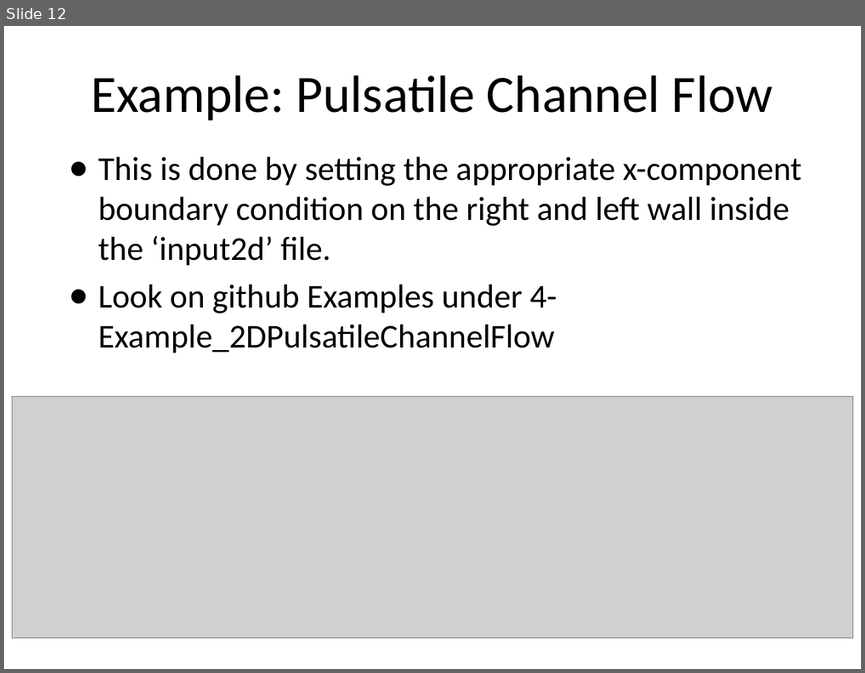
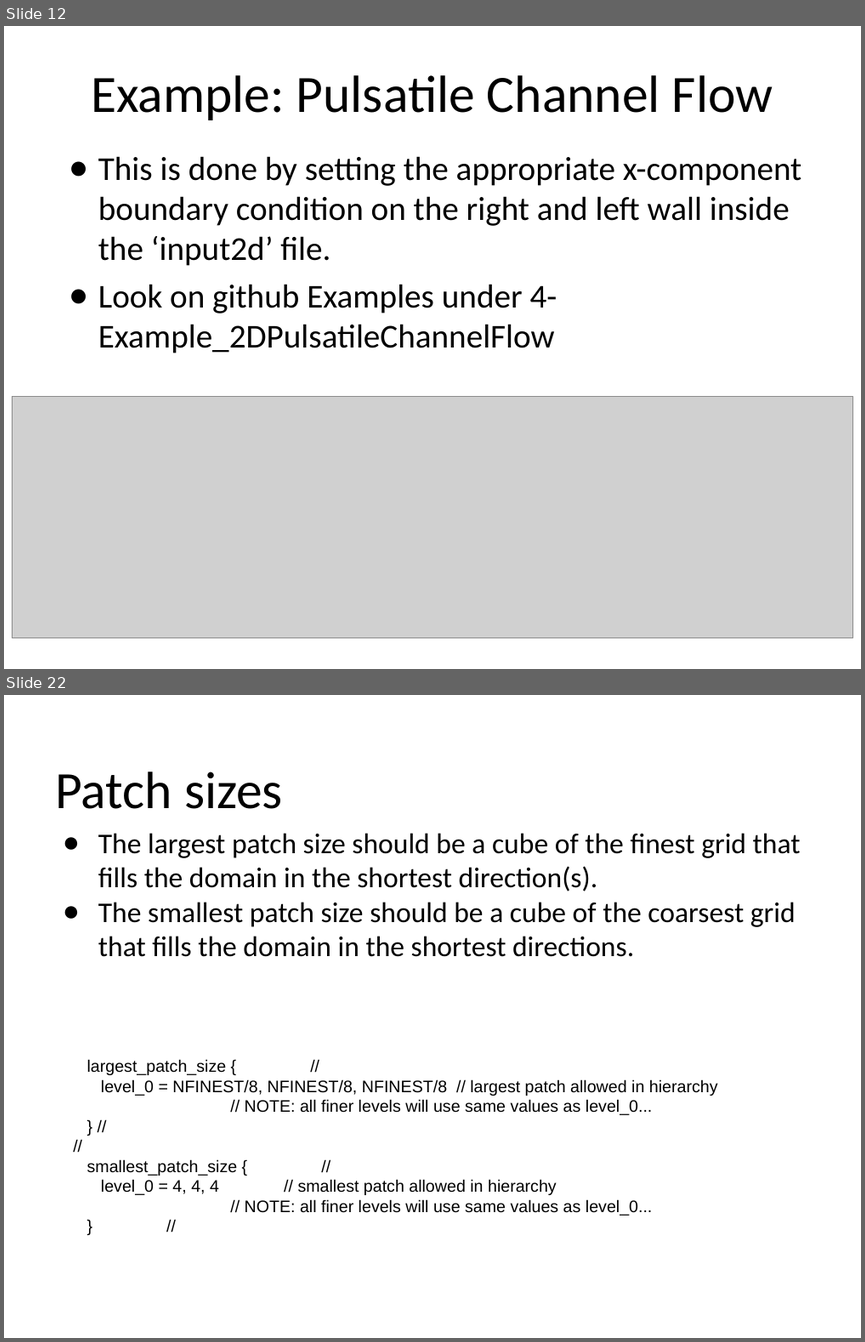
Before and after one commit to fairyflies9/IBAMR-Tutorials, a slide deck: IBAMR Lectures/Lecture 4 - IBAMR Tutorial_ Boundary Conditions.pptx. Shown one above the other, each under a label of ours: slide 12 before the commit, slides 12 and 22 after it; the slides between them are not shown. The pictures are 865x673 and 865x1342 pixels, drawn with LibreOffice and Linux fonts; fonts in the diff are those of the drawing; grey boxes stand for pictures. Boxes give left, top, right and bottom in pixels: in the first picture for what was removed or moved away, otherwise in the second. Text is boxed around its words. In the diff, an @@ line names an element or a change of style, - is before the commit and + after.

```diff
--- a/IBAMR Lectures/Lecture 4 - IBAMR Tutorial_ Boundary Conditions.pptx
+++ b/IBAMR Lectures/Lecture 4 - IBAMR Tutorial_ Boundary Conditions.pptx
@@ slide 22 added at (4,695,861,1338), background #FFFFFF @@
@@ title added at (55,771,283,809), 44 pt, text #000000 @@
+Patch sizes
@@ text added at (98,833,800,957), 24 pt, text #000000 @@
+● The largest patch size should be a cube of the finest grid that fills the domain in the shortest direction(s).
+● The smallest patch size should be a cube of the coarsest grid that fills the domain in the shortest directions.
@@ text added at (87,1059,718,1215), 14 pt, text #000000 @@
+largest_patch_size { //
+level_0 = NFINEST/8, NFINEST/8, NFINEST/8 // largest patch allowed in hierarchy
+// NOTE: all finer levels will use same values as level_0...
+} //
+//
+smallest_patch_size { //
+level_0 = 4, 4, 4 // smallest patch allowed in hierarchy
+// NOTE: all finer levels will use same values as level_0...
+} //
```
Also in this commit, not shown: 10 other slides added, 8 other files.
